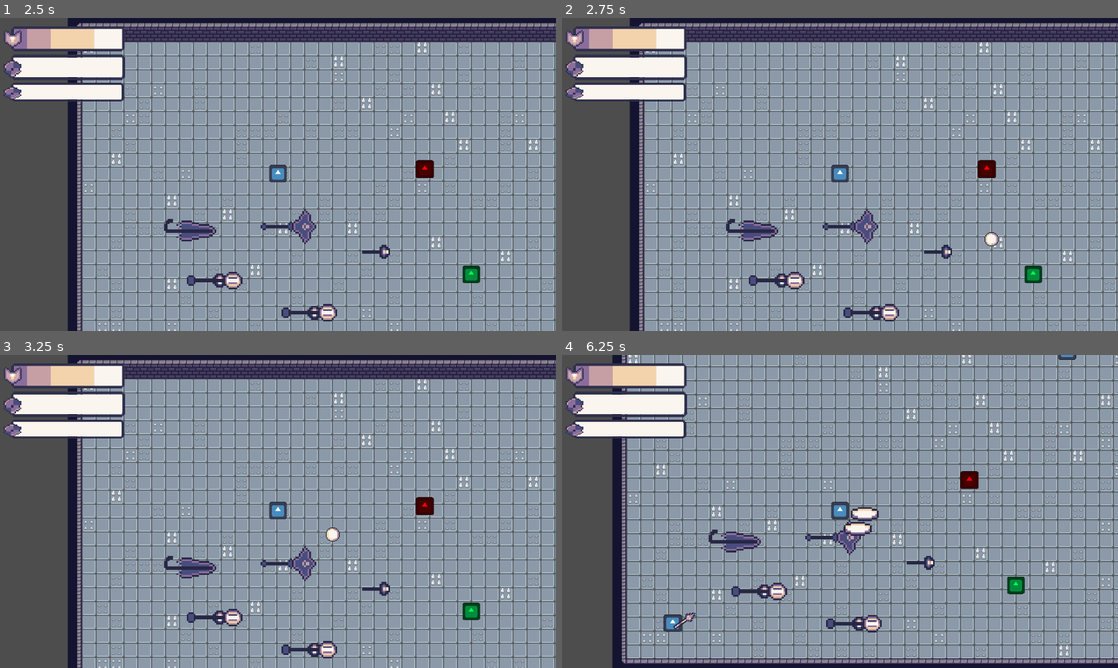
Above: before the commit, frames 1-4 (two rows, left to right).
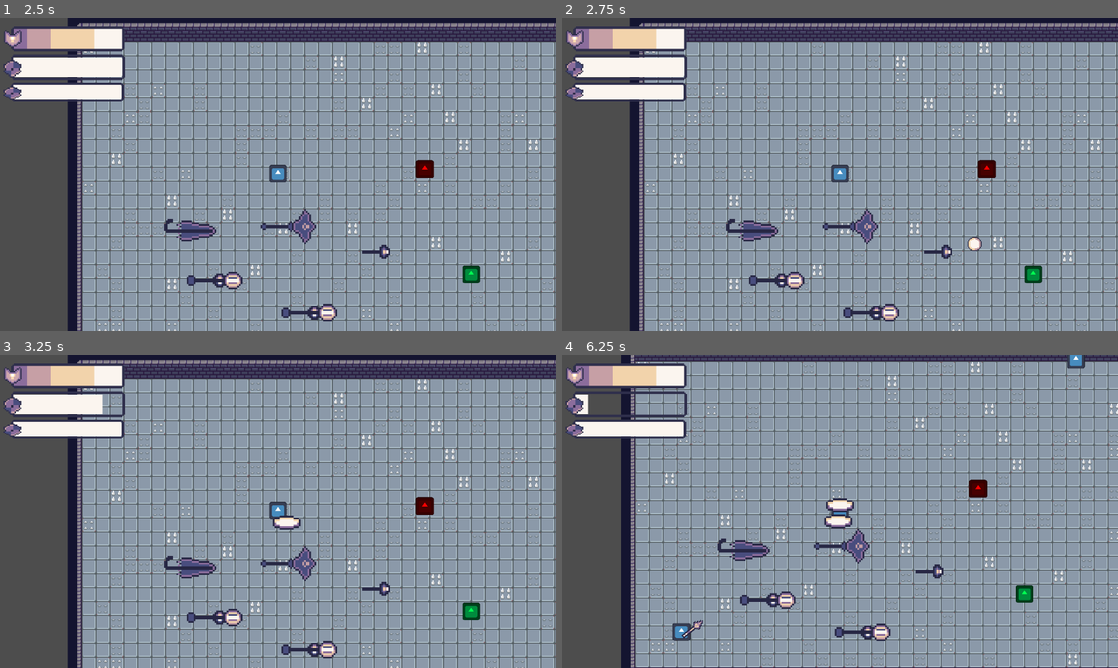
Above: after the commit, the same moments.

Repository: chabsseu/Stauffs-and-Magic
Game: Godot game, scene res://Scenes/Floors/test_world.tscn
Two runs of this game, one before a commit and one after it. Both use one fixed random seed, a clock stepped at 60 frames per second and the inputs below. The engine's default icon, where the game draws it, is replaced by a stand-in: a white triangle on a blue panel in a dark square.
Inputs (mouse positions are in pixels of both pictures, inside the frame that each line leads up to):
- Up to frame 1 (2.5 s): move the mouse to (400, 158) at 0.52 s; tap A (A) at 0.6, 2.3 s; tap D (D) at 0.8, 1.35 s; tap Enter at 1.25 s; move the mouse to (166, 190) at 1.27 s; tap S (S) at 1.55, 2.1 s; tap Space at 2 s; move the mouse to (333, 105) at 2.02 s
- Up to frame 2 (2.75 s): no input
- Up to frame 3 (3.25 s): move the mouse to (250, 574) at 2.77 s; tap A (A) at 2.85 s; tap D (D) at 3.05 s
- Up to frame 4 (6.25 s): move the mouse to (1006, 558) at 3.52 s; tap D (D) at 3.6, 5.3 s; tap S (S) at 3.8, 4.35, 6.05 s; move the mouse to (673, 464) at 4.27 s; tap A (A) at 4.55 s; move the mouse to (867, 511) at 5.02 s; tap W (W) at 5.1 s; move the mouse to (756, 433) at 5.77 s; click (756, 433) at 5.85 s

Frame 1 is identical in both runs. In frame 2, 0.2% of the frame differs, in the area x 73-79%, y 68-75%; in frame 3, 0.5%; in frame 4, 43%, in the area x 4-100%, y 0-100%.

Commit message:
refractor the slime and remove the arching/launch attack of it updated the windup_time of sloth

Diff:
--- a/Scenes/Enemies/e_bullet.tscn
+++ b/Scenes/Enemies/e_bullet.tscn
@@ -7,17 +7,26 @@
 [sub_resource type="CircleShape2D" id="CircleShape2D_3iv2v"]
 radius = 8.0
 
-[node name="E_bullet" type="Area2D" groups=["Projectile"]]
+[sub_resource type="CircleShape2D" id="CircleShape2D_163le"]
+radius = 8.062258
+
+[node name="E_bullet" type="Area2D" unique_id=1203979764 groups=["Projectile"]]
 script = ExtResource("1_3iv2v")
 puddle_scene = ExtResource("2_163le")
 
-[node name="Sprite2D" type="Sprite2D" parent="."]
+[node name="Sprite2D" type="Sprite2D" parent="." unique_id=675958132]
 texture = ExtResource("1_frh4d")
 
-[node name="CollisionShape2D" type="CollisionShape2D" parent="."]
+[node name="CollisionShape2D" type="CollisionShape2D" parent="." unique_id=1340752610]
 shape = SubResource("CircleShape2D_3iv2v")
 
-[node name="VisibleOnScreenNotifier2D" type="VisibleOnScreenNotifier2D" parent="."]
+[node name="VisibleOnScreenNotifier2D" type="VisibleOnScreenNotifier2D" parent="." unique_id=3764320]
 rect = Rect2(-10, -43, 20, 117)
 
+[node name="Area2D" type="Area2D" parent="." unique_id=482731285]
+
+[node name="CollisionShape2D" type="CollisionShape2D" parent="Area2D" unique_id=266742101]
+shape = SubResource("CircleShape2D_163le")
+
 [connection signal="screen_exited" from="VisibleOnScreenNotifier2D" to="." method="_on_visible_on_screen_notifier_2d_screen_exited"]
+[connection signal="body_entered" from="Area2D" to="." method="_on_area_2d_body_entered"]
--- a/Scripts/Enemies/e_bullet.gd
+++ b/Scripts/Enemies/e_bullet.gd
@@ -1,57 +1,44 @@
 extends Area2D
 
-@export var speed = 250.0
-@export var arc_gravity = 1000.0
-@export var arc_height = 400.0
-@export var damage = 1
-@export var puddle_scene: PackedScene
+@export var speed: float = 350.0
+@export var damage: int = 1
+@export var puddle_scene: PackedScene   # optional (still works on hit)
 
-var velocity = Vector2.ZERO
-var height = 0.0
-var vertical_velocity = 0.0
-var travel_time = 0.0
-var flight_duration = 0.0
-@onready var sprite: Sprite2D = $Sprite2D
+var velocity: Vector2 = Vector2.ZERO
 
 
-func launch(from: Vector2, to: Vector2) -> void:
-	global_position = from
-	var direction = (to - from).normalized()
-	var distance = from.distance_to(to)
-
-	# Estimate flight duration based on distance
-	flight_duration = distance / speed
-	travel_time = 0.0
-
-	velocity = direction * speed
-	vertical_velocity = arc_height
-	height = 0.0
+# =========================
+# SET DIRECTION FROM ENEMY
+# =========================
+func set_direction(dir: Vector2) -> void:
+	velocity = dir.normalized() * speed
 
 
+# =========================
+# MOVEMENT
+# =========================
 func _process(delta: float) -> void:
 	if velocity == Vector2.ZERO:
 		return
 
 	position += velocity * delta
 
-	# Arc motion
-	vertical_velocity -= arc_gravity * delta
-	height += vertical_velocity * delta
 
-	sprite.position.y = -height * 0.25  # Adjust this value for how "tall" the arc looks
+# =========================
+# HIT PLAYER
+# =========================
+func _on_area_2d_body_entered(body: Node2D) -> void:
+	if body.is_in_group("Player"):
+		if body.has_method("take_armor_damage"):
+			body.take_armor_damage(damage)
 
-	if height <= 0.0 and vertical_velocity < 0.0:
 		_spawn_puddle()
 		queue_free()
 
 
-func _on_body_entered(body: Node2D) -> void:
-	if body.is_in_group("Player"):
-		body.take_armor_damage(damage)
-		_spawn_puddle()
-		queue_free()
-
-
+# =========================
+# OPTIONAL EFFECT ON HIT
+# =========================
 func _spawn_puddle() -> void:
 	if puddle_scene:
 		var puddle = puddle_scene.instantiate()
--- a/Scripts/Enemies/slime.gd
+++ b/Scripts/Enemies/slime.gd
@@ -1,14 +1,16 @@
 extends CharacterBody2D
 
 @onready var enemy_state = EnemyState
+
 @export var projectile_scene: PackedScene
 @export var safe_distance: float = 200.0
 @export var shoot_interval: float = 3.0
 @export var damage_node: PackedScene
 @export var max_health: int
-@export var patrol_radius: float = 200.0    # max distance for patrol from starting point
+
+@export var patrol_radius: float = 200.0
 @export var patrol_speed: float = 100.0
-@export var stop_duration: float = 1.5      # seconds to stop after reaching destination
+@export var stop_duration: float = 1.5
 
 var current_health: int
 var player: CharacterBody2D
@@ -23,21 +25,29 @@
 var start_position: Vector2
 
 
+# =========================
+# READY
+# =========================
 func _ready() -> void:
 	timer.wait_time = shoot_interval
 	timer.timeout.connect(_on_timer_timeout)
+
 	shooting_area.body_entered.connect(_on_shooting_area_body_entered)
 	shooting_area.body_exited.connect(_on_shooting_area_body_exited)
+
 	current_health = max_health
 	start_position = global_position
 	_pick_new_patrol_target()
 
 
+# =========================
+# MOVEMENT / PATROL
+# =========================
 func _physics_process(delta: float) -> void:
 	if player:
 		var distance = global_position.distance_to(player.global_position)
+
 		if distance < safe_distance:
-			# Move away from player if too close
 			var move_dir = (global_position - player.global_position).normalized()
 			velocity = move_dir * enemy_state.speed
 		else:
@@ -46,6 +56,7 @@
 		if is_stopping:
 			stop_timer -= delta
 			velocity = Vector2.ZERO
+
 			if stop_timer <= 0:
 				is_stopping = false
 				_pick_new_patrol_target()
@@ -53,7 +64,6 @@
 			var direction = (patrol_target - global_position).normalized()
 			velocity = direction * patrol_speed
 
-			# Check if reached patrol target
 			if global_position.distance_to(patrol_target) < 5.0:
 				is_stopping = true
 				stop_timer = stop_duration
@@ -62,22 +72,36 @@
 
 
 func _pick_new_patrol_target() -> void:
-	# Pick a random point within patrol_radius from start_position
 	var angle = randf() * TAU
 	var distance = randf() * patrol_radius
 	patrol_target = start_position + Vector2(cos(angle), sin(angle)) * distance
 
 
+# =========================
+# 🔫 STRAIGHT SHOOTING
+# =========================
 func _on_timer_timeout() -> void:
 	if not can_shoot or not player or projectile_scene == null:
 		return
 
 	var bullet = projectile_scene.instantiate()
 	bullet.global_position = global_position
+
+	# calculate straight direction
+	var direction = (player.global_position - global_position).normalized()
+
+	# send direction to bullet
+	if bullet.has_method("set_direction"):
+		bullet.set_direction(direction)
+	elif "velocity" in bullet:
+		bullet.velocity = direction * bullet.speed
+
 	get_tree().current_scene.add_child(bullet)
-	bullet.launch(global_position, player.global_position)
 
 
+# =========================
+# DETECTION
+# =========================
 func _on_shooting_area_body_entered(body: Node2D) -> void:
 	if body.is_in_group("Player"):
 		player = body
@@ -92,13 +116,18 @@
 		timer.stop()
 
 
+# =========================
+# DAMAGE
+# =========================
 func take_damage(amount: int):
 	var damage = damage_node.instantiate()
 	damage.find_child("Label").text = str(amount)
 	damage.position = position
 	get_parent().add_child(damage)
+
 	current_health -= amount
 	print("Enemy Health: %d" % current_health)
+
 	if current_health <= 0:
 		die()
 
--- a/Scripts/Enemies/sloth.gd
+++ b/Scripts/Enemies/sloth.gd
@@ -6,7 +6,7 @@
 @export var charge_speed: float = 600.0
 @export var charge_range: float = 200.0
 @export var charge_duration: float = 1.0  # Max time to charge before stopping
-@export var windup_time: float = 0.4
+@export var windup_time: float = 1.0
 @export var show_trajectory: bool = true  # Toggle trajectory visualization
 @export var trajectory_color: Color = Color(1, 0, 0, 0.5)  # Red with transparency
 @export var min_attack_distance: float = 25.0  # Stop charging this close to player
Not shown: 1 places in Scenes/Enemies/e_bullet.tscn that only renumber resources
